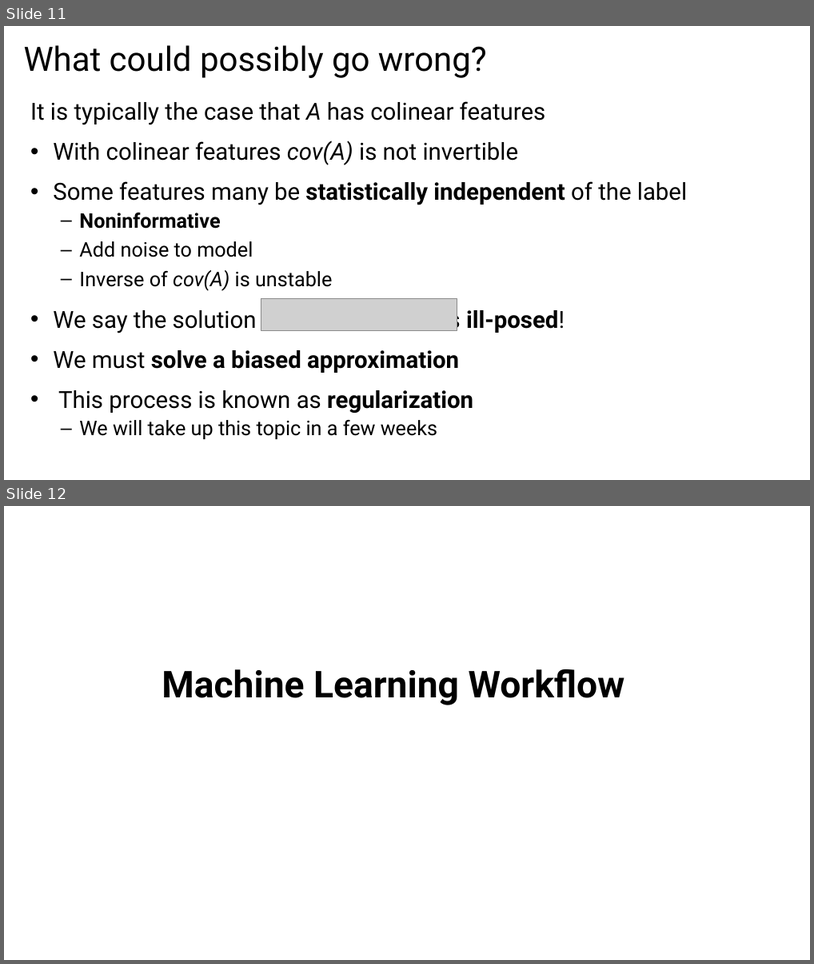
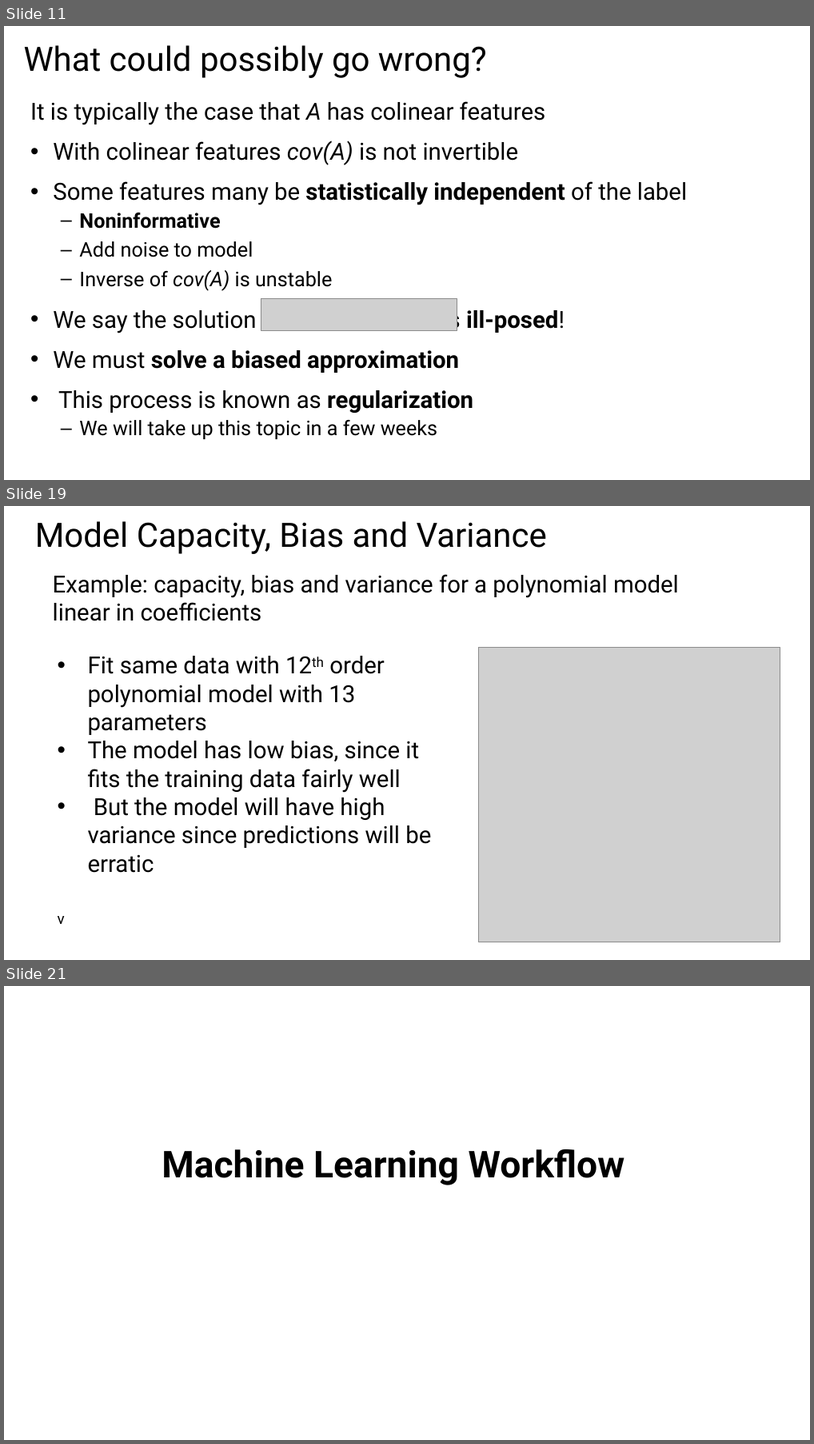
Before and after one commit to StephenElston/CSCI-E25, a slide deck: Slides/4_MachineLearningForCV.pptx. Shown one above the other, each under a label of ours: slides 11 and 12 before the commit, slides 11, 19 and 21 after it; the slides between them are not shown. The pictures are 814x964 and 814x1444 pixels, drawn with LibreOffice and Linux fonts; fonts in the diff are those of the drawing; grey boxes stand for pictures. Boxes give left, top, right and bottom in pixels: in the first picture for what was removed or moved away, otherwise in the second. Text is boxed around its words. In the diff, an @@ line names an element or a change of style, - is before the commit and + after.

```diff
--- a/Slides/4_MachineLearningForCV.pptx
+++ b/Slides/4_MachineLearningForCV.pptx
@@ slide 19 added at box(4, 506, 810, 960), background #FFFFFF @@
@@ text added at box(35, 521, 547, 554), 40 pt, text #000000 @@
+Model Capacity, Bias and Variance
@@ text added at box(53, 574, 679, 621), 28 pt, text #000000 @@
+Example: capacity, bias and variance for a polynomial model linear in coefficients
@@ picture added at box(479, 648, 780, 941) @@
@@ text added at box(58, 656, 431, 924), 28 pt, text #000000 @@
+• Fit same data with 12th order polynomial model with 13 parameters
+• The model has low bias, since it fits the training data fairly well
+• But the model will have high variance since predictions will be erratic
+v
@@ what was slide 12 is now slide 21 @@
```
Also in this commit, not shown: 3 slides changed, 10 other slides added.
